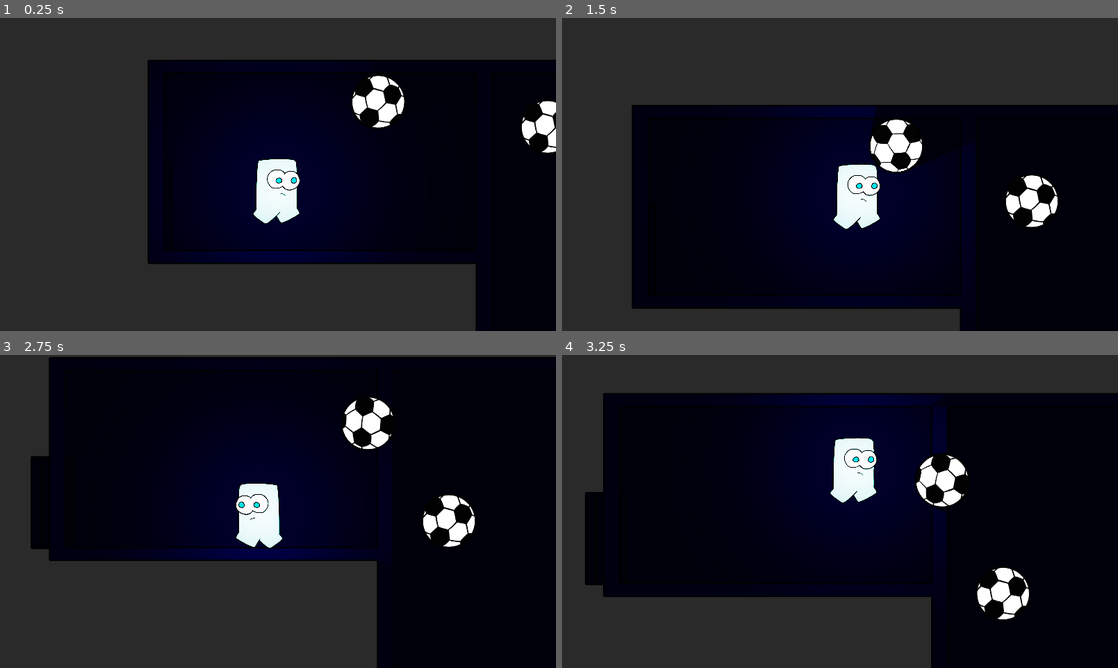
Above: before the commit, frames 1-4 (two rows, left to right).
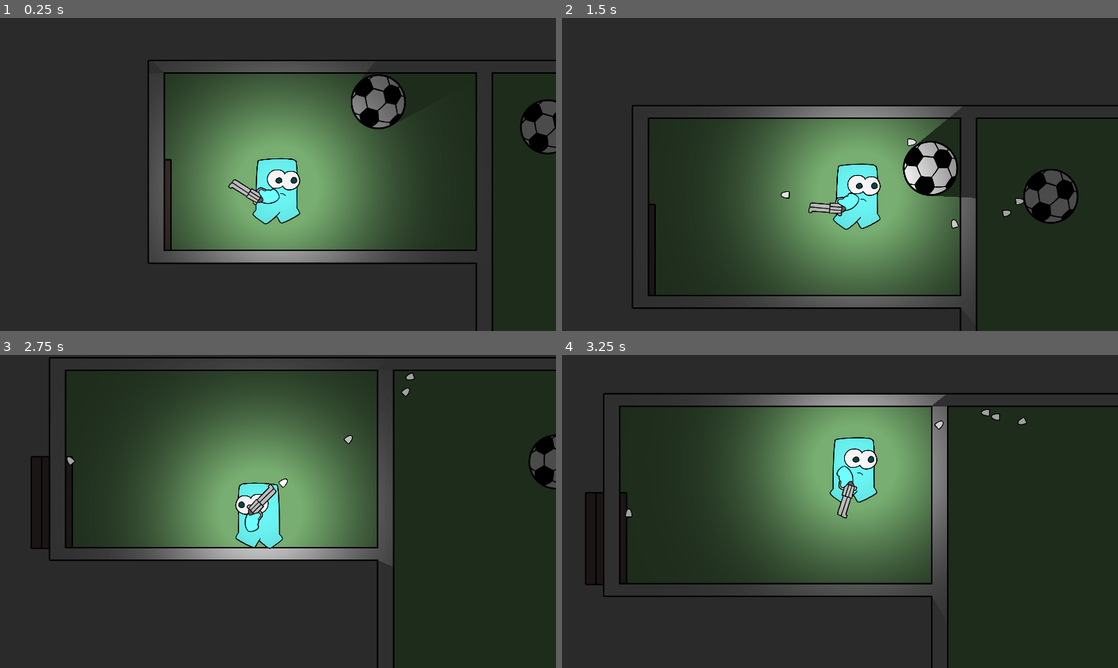
Above: after the commit, the same moments.

Repository: Project-escape/protype-1
Game: Godot game, scene res://scenes/levelsample.tscn
The game is run twice, just before and just after one commit, with the same random seed, the same clock (stepped at 60 frames per second) and the same inputs.
Inputs (mouse positions are in pixels of both pictures, inside the frame that each line leads up to):
- Up to frame 1 (0.25 s): no input
- Up to frame 2 (1.5 s): move the mouse to (962, 158) at 0.52 s; press the mouse at (962, 158) at 0.53 s; hold Right (right) from 0.53 s (still down); tap E (action) at 0.6 s; tap Space (jump) at 0.77 s; move the mouse to (728, 190) at 1.27 s; release the mouse at (728, 190) at 1.28 s; click (728, 190) at 1.35 s
- Up to frame 3 (2.75 s): tap Space (jump) at 1.52 s; tap E (action) at 1.55, 2.1 s; move the mouse to (333, 442) at 2.02 s; release Right (right) at 2.03 s; press the mouse at (333, 442) at 2.03 s; hold Left (left) from 2.03 s (still down)
- Up to frame 4 (3.25 s): move the mouse to (812, 574) at 2.77 s; release Left (left) at 2.78 s; release the mouse at (812, 574) at 2.78 s; hold Right (right) from 2.78 s (still down); click (812, 574) at 2.85 s; tap Space (jump) at 3.02 s; tap E (action) at 3.05 s

The runs differ from the first frame. In frame 1, 48% of the frame differs, in the area x 26-100%, y 13-100%; in frame 2, 56%; in frame 3, 68%, in the area x 5-100%, y 1-100%; in frame 4, 66%.

Commit message:
Gun Fixed

Diff:
--- a/project.godot
+++ b/project.godot
@@ -50,6 +50,11 @@
 "events": [ Object(InputEventKey,"resource_local_to_scene":false,"resource_name":"","device":0,"alt":false,"shift":false,"control":false,"meta":false,"command":false,"pressed":false,"scancode":69,"unicode":0,"echo":false,"script":null)
  ]
 }
+fire={
+"deadzone": 0.5,
+"events": [ Object(InputEventMouseButton,"resource_local_to_scene":false,"resource_name":"","device":0,"alt":false,"shift":false,"control":false,"meta":false,"command":false,"button_mask":0,"position":Vector2( 0, 0 ),"global_position":Vector2( 0, 0 ),"factor":1.0,"button_index":1,"pressed":false,"doubleclick":false,"script":null)
+ ]
+}
 
 [layer_names]
 
--- /dev/null
+++ b/scenes/Bullet.tscn
@@ -0,0 +1,15 @@
+[gd_scene load_steps=3 format=2]
+
+[ext_resource path="res://assests/Weapon/bullet.png" type="Texture" id=1]
+
+[sub_resource type="CapsuleShape2D" id=1]
+height = 12.2953
+
+[node name="RigidBody2D" type="RigidBody2D"]
+
+[node name="CollisionShape2D" type="CollisionShape2D" parent="."]
+rotation = 1.5708
+shape = SubResource( 1 )
+
+[node name="Sprite" type="Sprite" parent="."]
+texture = ExtResource( 1 )
--- /dev/null
+++ b/scenes/Gun.tscn
@@ -0,0 +1,14 @@
+[gd_scene load_steps=3 format=2]
+
+[ext_resource path="res://script/gun.gd" type="Script" id=1]
+[ext_resource path="res://assests/Weapon/gun.png" type="Texture" id=2]
+
+[node name="Node2D" type="Node2D"]
+script = ExtResource( 1 )
+
+[node name="gun" type="Sprite" parent="."]
+position = Vector2( 64.994, -9.57199 )
+texture = ExtResource( 2 )
+
+[node name="BulletPoint" type="Node2D" parent="."]
+position = Vector2( 183.315, -35.3176 )
--- a/scenes/enemy.tscn
+++ b/scenes/enemy.tscn
@@ -4,15 +4,15 @@
 
 [sub_resource type="SpriteFrames" id=1]
 animations = [ {
+"frames": [ null, null, null, null, null, null, null, null, null, null ],
+"loop": true,
+"name": "crawl",
+"speed": 7.0
+}, {
 "frames": [ null, null, null, null, null, null ],
 "loop": true,
 "name": "squashed",
 "speed": 5.0
-}, {
-"frames": [ null, null, null, null, null, null, null, null, null, null ],
-"loop": true,
-"name": "crawl",
-"speed": 7.0
 } ]
 
 [sub_resource type="RectangleShape2D" id=2]
--- a/scenes/gameboy.tscn
+++ b/scenes/gameboy.tscn
@@ -6,6 +6,7 @@
 [ext_resource path="res://assests/Effects/light.png" type="Texture" id=4]
 [ext_resource path="res://assests/Player/walk (2).png" type="Texture" id=5]
 [ext_resource path="res://assests/Player/air.png" type="Texture" id=6]
+[ext_resource path="res://scenes/Gun.tscn" type="PackedScene" id=7]
 
 [sub_resource type="AtlasTexture" id=1]
 flags = 4
@@ -29,14 +30,14 @@
 "name": "idle",
 "speed": 5.0
 }, {
+"frames": [ ExtResource( 6 ), ExtResource( 1 ), ExtResource( 6 ) ],
+"loop": true,
+"name": "air",
+"speed": 5.0
+}, {
 "frames": [ SubResource( 1 ), SubResource( 2 ), SubResource( 3 ) ],
 "loop": true,
 "name": "walk",
-"speed": 5.0
-}, {
-"frames": [ ExtResource( 6 ), ExtResource( 1 ), ExtResource( 6 ) ],
-"loop": true,
-"name": "air",
 "speed": 5.0
 }, {
 "frames": [ ExtResource( 1 ) ],
@@ -84,4 +85,7 @@
 pitch_scale = 1.27
 
 [node name="SoundHurt" type="AudioStreamPlayer" parent="."]
+
+[node name="Node2D" parent="." instance=ExtResource( 7 )]
+position = Vector2( -38.9091, 42.0065 )
 [connection signal="timeout" from="Timer" to="." method="_on_Timer_timeout"]
--- a/scenes/levelsample.tscn
+++ b/scenes/levelsample.tscn
@@ -9,6 +9,7 @@
 [ext_resource path="res://scenes/football.tscn" type="PackedScene" id=7]
 
 [node name="LevelSample" type="Node2D"]
+modulate = Color( 0.294118, 0.294118, 0.294118, 1 )
 position = Vector2( 781, 64 )
 scale = Vector2( 0.8, 0.8 )
 
@@ -32,46 +33,54 @@
 position = Vector2( 959.279, 540.278 )
 texture = ExtResource( 6 )
 
-[node name="rooms" type="Node2D" parent="."]
-modulate = Color( 0, 0, 0.105882, 1 )
-
-[node name="room3" parent="rooms" instance=ExtResource( 1 )]
+[node name="room3" parent="." instance=ExtResource( 1 )]
 position = Vector2( 2314.54, -177.338 )
 rotation = 0.0767945
+scale = Vector2( 1, 1 )
 
-[node name="room4" parent="rooms" instance=ExtResource( 3 )]
+[node name="room4" parent="." instance=ExtResource( 3 )]
 position = Vector2( 486.637, -2889.18 )
+scale = Vector2( 1, 1 )
 
-[node name="room5" parent="rooms" instance=ExtResource( 4 )]
-position = Vector2( 380.89, -679.752 )
+[node name="room5" parent="." instance=ExtResource( 4 )]
+position = Vector2( 374.59, -509.663 )
+scale = Vector2( 1, 1 )
 
-[node name="room6" parent="rooms" instance=ExtResource( 1 )]
-position = Vector2( 2396.26, -1922.71 )
+[node name="room6" parent="." instance=ExtResource( 1 )]
+position = Vector2( 2396.26, -1759.95 )
 rotation = 0.102974
+scale = Vector2( 1, 1 )
 
-[node name="room7" parent="rooms" instance=ExtResource( 4 )]
+[node name="room7" parent="." instance=ExtResource( 4 )]
 position = Vector2( 4575.37, 1809.65 )
+scale = Vector2( 1, 1 )
 
-[node name="room8" parent="rooms" instance=ExtResource( 3 )]
+[node name="room8" parent="." instance=ExtResource( 3 )]
 position = Vector2( 6505.32, -146.694 )
+scale = Vector2( 1, 1 )
 
-[node name="room2" parent="rooms" instance=ExtResource( 2 )]
+[node name="room2" parent="." instance=ExtResource( 2 )]
 position = Vector2( 5187.63, -47.4583 )
+scale = Vector2( 1, 1 )
+
+[node name="football2" parent="." instance=ExtResource( 7 )]
+position = Vector2( 1784.14, -2483.65 )
+scale = Vector2( 1, 1 )
+
+[node name="football3" parent="." instance=ExtResource( 7 )]
+position = Vector2( 1147.88, -3308.9 )
+scale = Vector2( 1, 1 )
+
+[node name="football4" parent="." instance=ExtResource( 7 )]
+position = Vector2( 2628.29, -1122.94 )
+scale = Vector2( 1, 1 )
+
+[node name="football5" parent="." instance=ExtResource( 7 )]
+position = Vector2( 1551.06, -1582.81 )
+scale = Vector2( 1, 1 )
 
 [node name="football" parent="." instance=ExtResource( 7 )]
 position = Vector2( 416.956, -3417.44 )
-
-[node name="football" parent="football" instance=ExtResource( 7 )]
-position = Vector2( 1367.18, 933.787 )
-
-[node name="football2" parent="football" instance=ExtResource( 7 )]
-position = Vector2( 730.924, 108.538 )
-
-[node name="football3" parent="football" instance=ExtResource( 7 )]
-position = Vector2( 1134.1, 1834.63 )
-
-[node name="football" parent="football/football3" instance=ExtResource( 7 )]
-position = Vector2( 1077.23, 459.871 )
 
 [node name="gameboy" parent="." instance=ExtResource( 5 )]
 position = Vector2( -17.5225, -3129.69 )
--- /dev/null
+++ b/script/gun.gd
@@ -0,0 +1,20 @@
+extends Node2D
+
+export var bullet_speed = 1000
+export var fire_rate = 0.2
+var bullet = preload("res://scenes/Bullet.tscn")
+var can_fire = true
+
+# Called when the node enters the scene tree for the first time.
+func _process(delta):
+	look_at(get_global_mouse_position())
+	if Input.is_action_pressed("fire") and can_fire:
+		print("fire")
+		var bullet_instance = bullet.instance()
+		bullet_instance.position = $BulletPoint.get_global_position()
+		bullet_instance.rotation_degrees = rotation_degrees
+		bullet_instance.apply_impulse(Vector2(), Vector2(bullet_speed, 0).rotated(rotation))
+		get_tree().get_root().add_child(bullet_instance)
+		can_fire = false
+		yield(get_tree().create_timer(fire_rate),"timeout")
+		can_fire = true
Binary file added: assests/Effects/Layer 0.png
Not shown, added: assests/Effects/Layer 0.png.import
Binary file added: assests/Effects/light 2.png
Not shown, added: assests/Effects/light 2.png.import
Binary file added: assests/Effects/light 3.png
Not shown, added: assests/Effects/light 3.png.import
Not shown: 1 places in scenes/gameboy.tscn that only renumber resources
